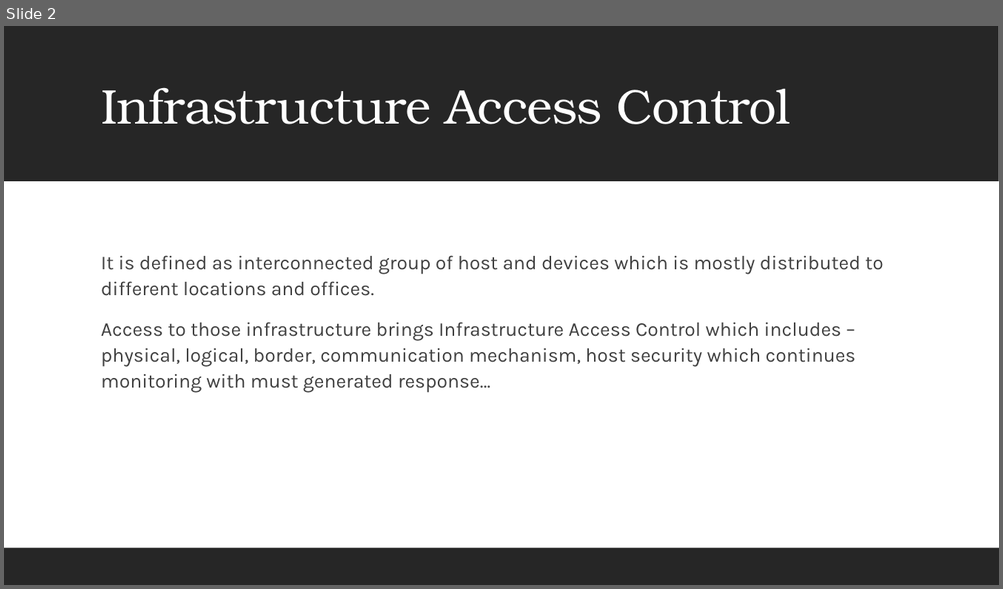
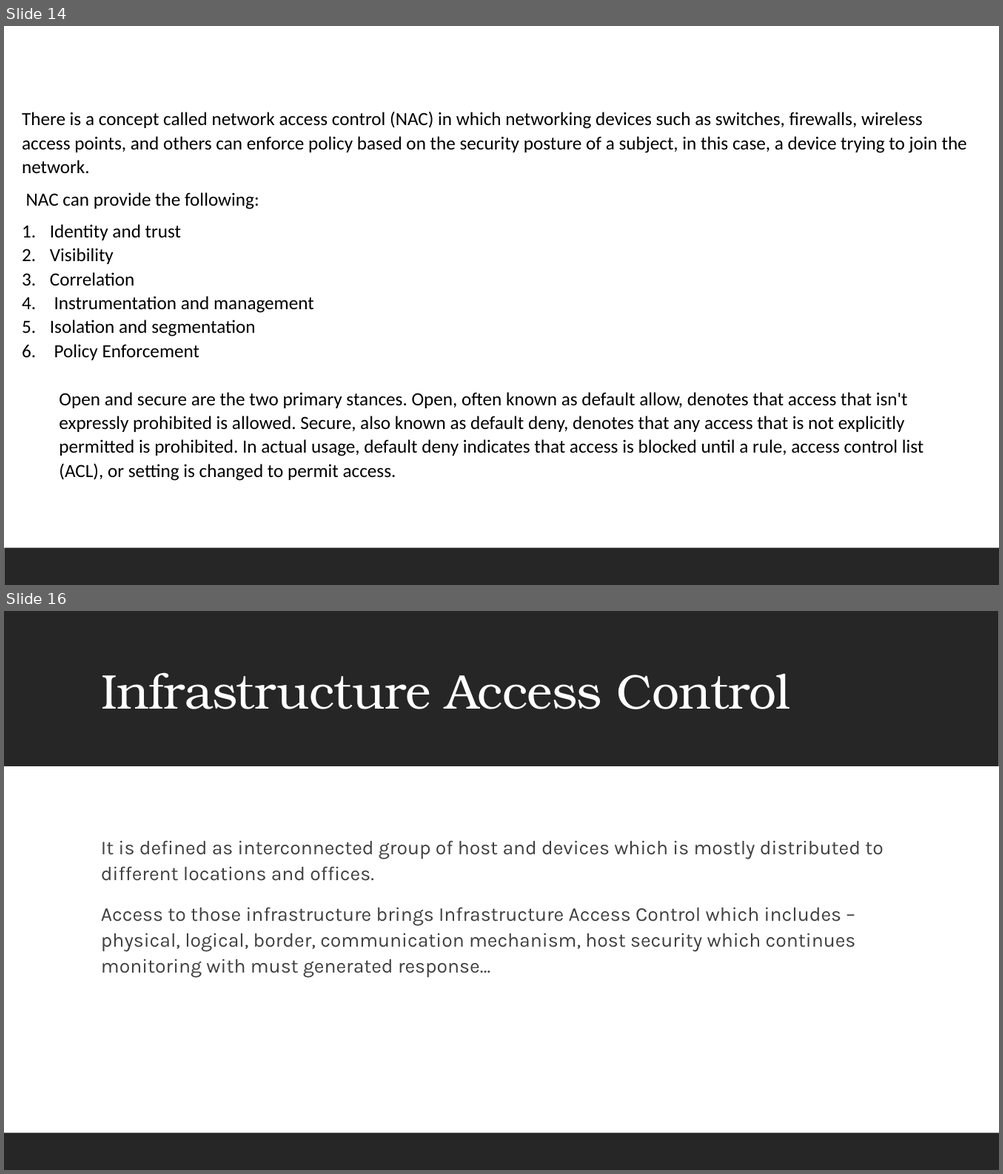
Before and after one commit to ronnie-1947/access-control-ppt, a slide deck: Access Control.pptx. Shown one above the other, each under a label of ours: slide 2 before the commit, slides 14 and 16 after it; the slides between them are not shown. The pictures are 1003x589 and 1003x1174 pixels, drawn with LibreOffice and Linux fonts; fonts in the diff are those of the drawing. Boxes give left, top, right and bottom in pixels: in the first picture for what was removed or moved away, otherwise in the second. Text is boxed around its words. In the diff, an @@ line names an element or a change of style, - is before the commit and + after.

Commit message:
<access contol addited>

```diff
--- a/Access Control.pptx
+++ b/Access Control.pptx
@@ slide 14 added at box(4, 26, 999, 585), background #FFFFFF @@
@@ text added at box(22, 111, 967, 481), 18 pt, text #000000 @@
+There is a concept called network access control (NAC) in which networking devices such as switches, firewalls, wireless access points, and others can enforce policy based on the security posture of a subject, in this case, a device trying to join the network.
+NAC can provide the following:
+1. Identity and trust
+2. Visibility
+3. Correlation
+4. Instrumentation and management
+5. Isolation and segmentation
+6. Policy Enforcement
+Open and secure are the two primary stances. Open, often known as default allow, denotes that access that isn't expressly prohibited is allowed. Secure, also known as default deny, denotes that any access that is not explicitly permitted is prohibited. In actual usage, default deny indicates that access is blocked until a rule, access control list (ACL), or setting is changed to permit access.
@@ rectangle added at box(4, 548, 999, 585), fill #262626 @@
@@ what was slide 2 is now slide 16 @@
```
Also in this commit, not shown: 13 other slides added.
